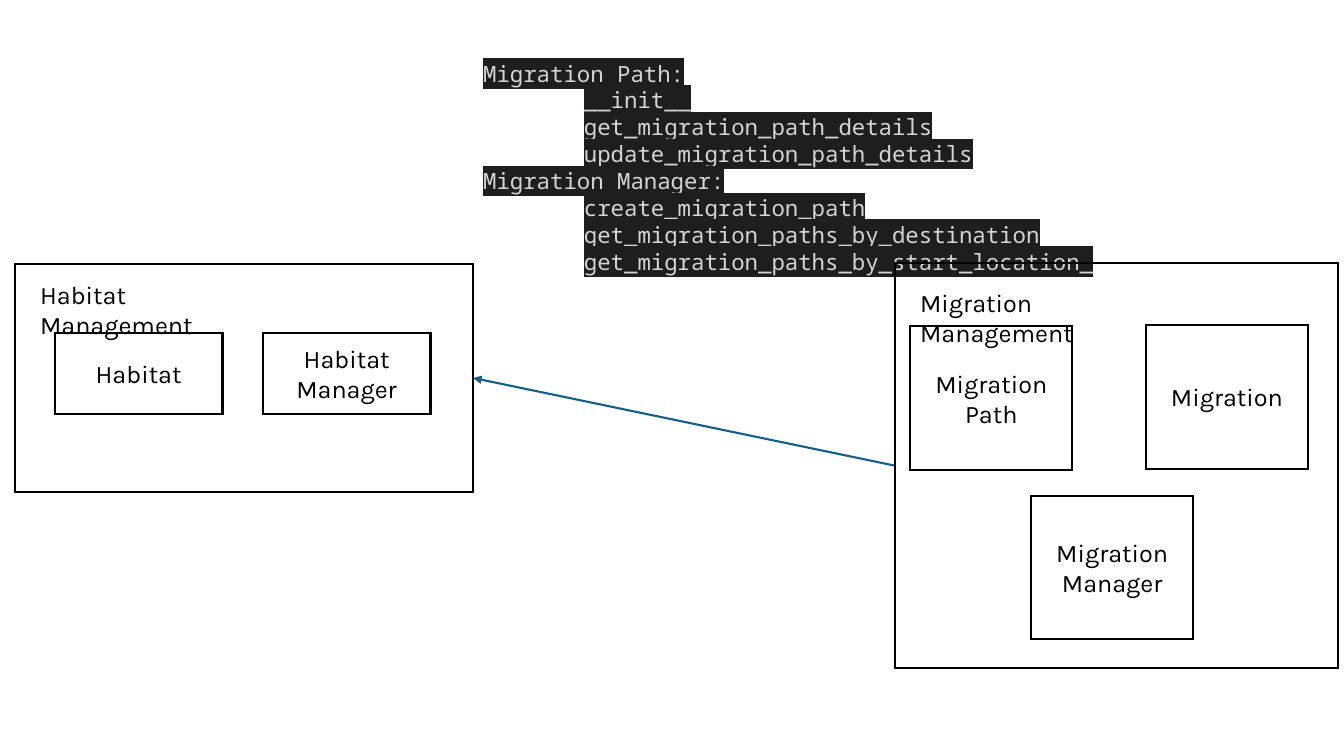
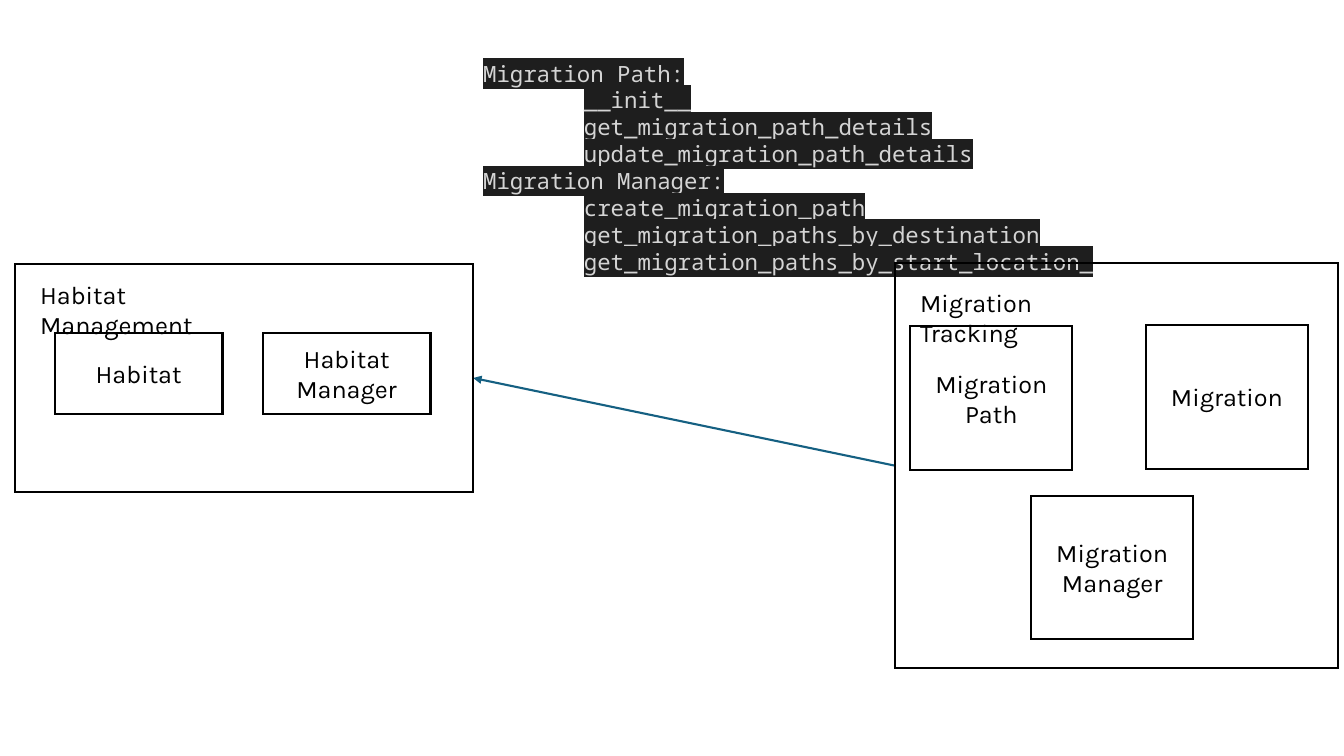
Before and after one commit to julianl05/cs411, a slide deck: slide 2 of HW2/wildlife_tracker/dependencies.pptx. Drawn at 1344x756 pixels with LibreOffice and Linux fonts; fonts in the diff are those of the drawing. Boxes give left, top, right and bottom in pixels: in the first picture for what was removed or moved away, otherwise in the second. Text is boxed around its words. In the diff, an @@ line names an element or a change of style, - is before the commit and + after.

```diff
--- a/HW2/wildlife_tracker/dependencies.pptx
+++ b/HW2/wildlife_tracker/dependencies.pptx
@@ text at box(920, 294, 1032, 349): text changed @@
-Migration Management
+Migration Tracking
```
Also in this commit, not shown: 1 other slide changed.
